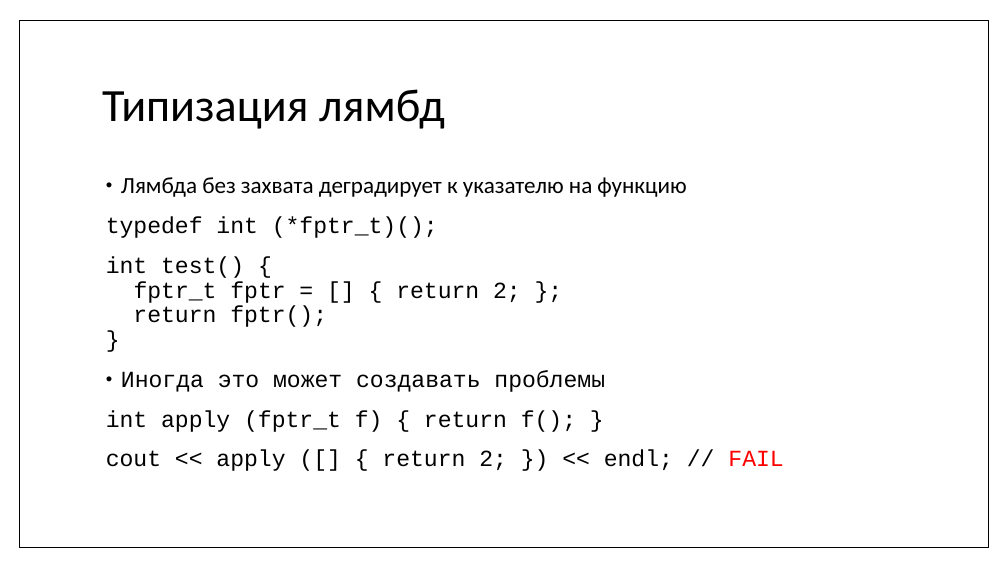
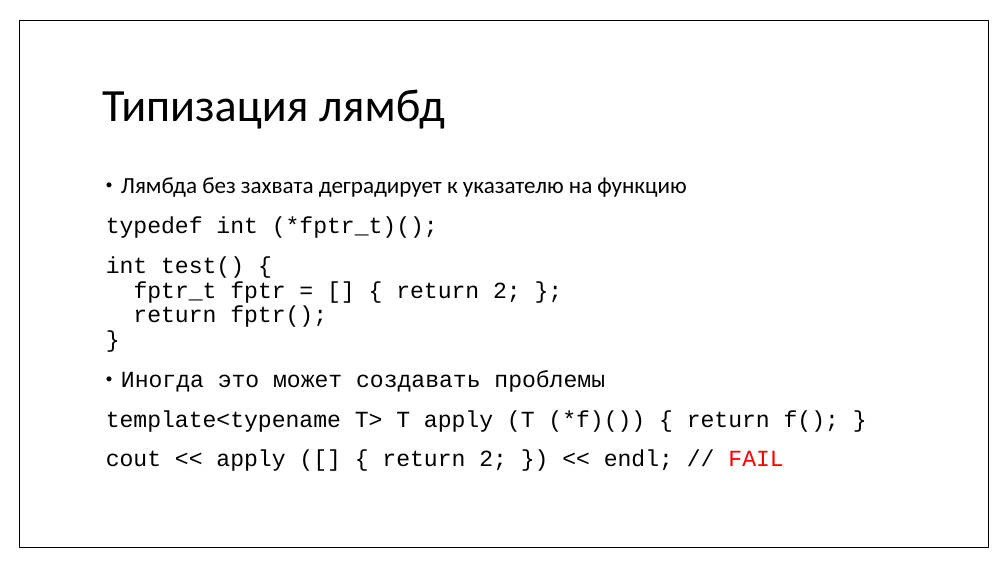
Before and after one commit to MIPT-ILab/cpp-lects-rus, a slide deck: slide 44 of slides/lec2-7-lambdas.pptx. Drawn at 1008x567 pixels with LibreOffice and Linux fonts; fonts in the diff are those of the drawing. Boxes give left, top, right and bottom in pixels: in the first picture for what was removed or moved away, otherwise in the second. Text is boxed around its words. In the diff, an @@ line names an element or a change of style, - is before the commit and + after.

```diff
--- a/slides/lec2-7-lambdas.pptx
+++ b/slides/lec2-7-lambdas.pptx
@@ text at <box>106,410,839,432</box>: text changed @@
-int apply (fptr_t f) { return f(); }
+template<typename T> T apply (T (*f)()) { return f(); }
```
Also in this commit, not shown: 5 other slides changed, 10 slides added, 10 other files.
